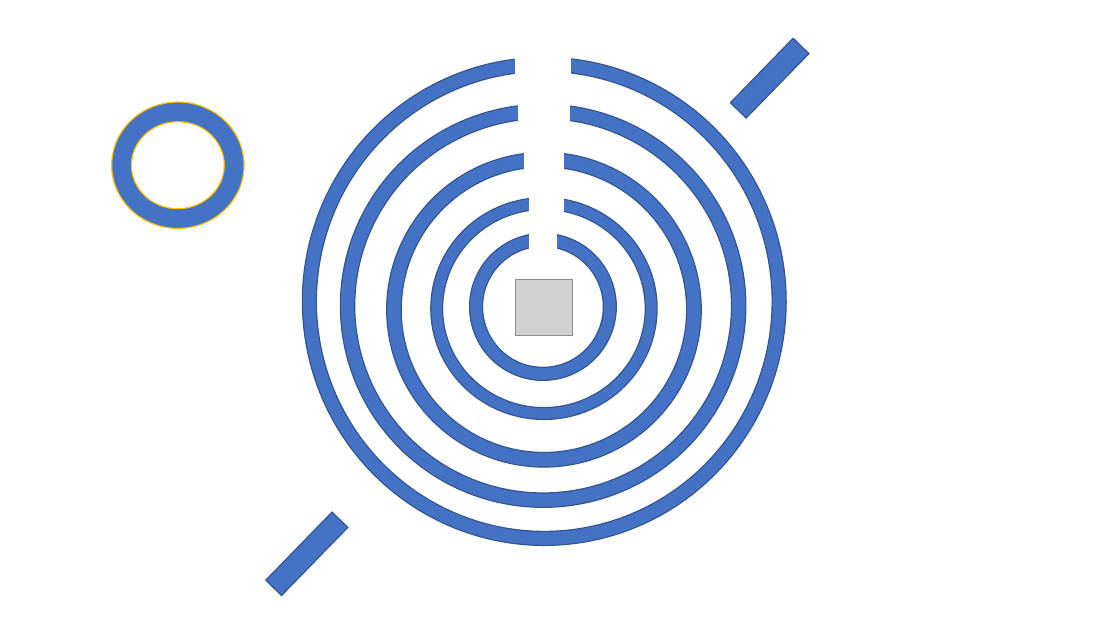
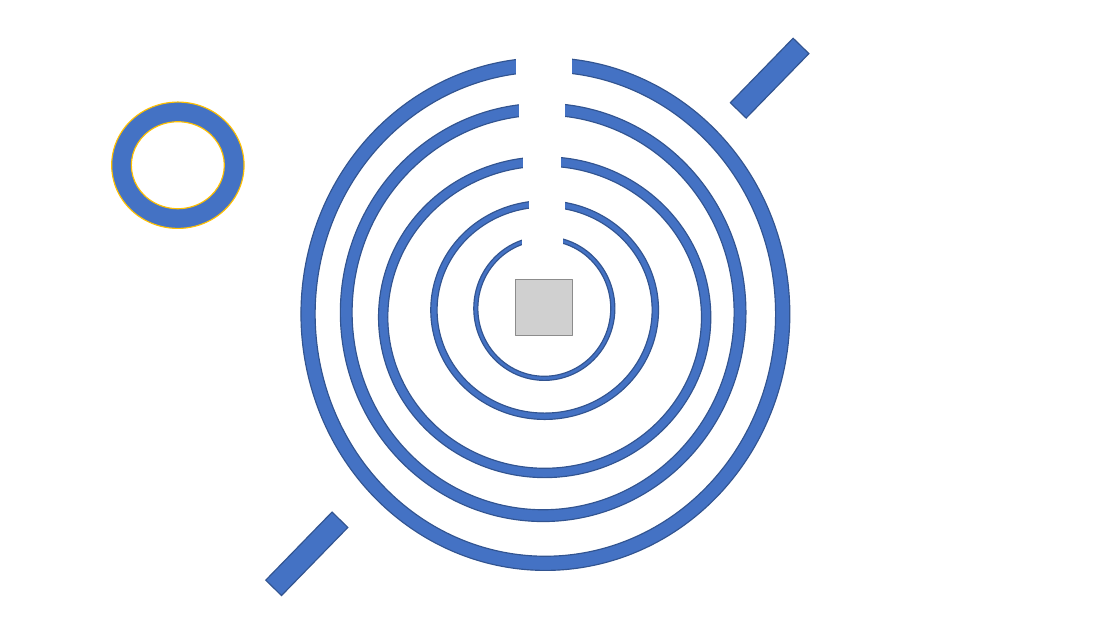
Before and after one commit to RIDENTEM/ppJam2019, a slide deck: slide 5 of ppJam.pptm (slide 4 before the commit). Drawn at 1120x630 pixels with LibreOffice and Linux fonts; fonts in the diff are those of the drawing; grey boxes stand for pictures. Boxes give left, top, right and bottom in pixels: in the first picture for what was removed or moved away, otherwise in the second. Text is boxed around its words. In the diff, an @@ line names an element or a change of style, - is before the commit and + after.

```diff
--- a/ppJam.pptm
+++ b/ppJam.pptm
@@ donut resized from (x1=302, y1=57, x2=786, y2=545) to (x1=301, y1=58, x2=790, y2=571) @@
@@ donut resized from (x1=340, y1=104, x2=746, y2=507) to (x1=340, y1=103, x2=746, y2=522) @@
@@ rectangle resized from (x1=518, y1=104, x2=569, y2=130) to (x1=519, y1=97, x2=565, y2=121) @@
@@ proportions changed in 4 elements at (x1=431, y1=201, x2=659, y2=419), (x1=474, y1=237, x2=615, y2=381), (x1=340, y1=103, x2=746, y2=522), (x1=379, y1=157, x2=712, y2=478) @@
@@ donut resized from (x1=386, y1=152, x2=702, y2=467) to (x1=379, y1=157, x2=712, y2=478) @@
@@ rectangle resized from (x1=525, y1=148, x2=563, y2=176) to (x1=523, y1=152, x2=560, y2=170) @@
@@ donut resized from (x1=431, y1=197, x2=658, y2=419) to (x1=431, y1=201, x2=659, y2=419) @@
@@ donut resized from (x1=470, y1=234, x2=617, y2=381) to (x1=474, y1=237, x2=615, y2=381) @@
@@ rectangle resized from (x1=529, y1=231, x2=557, y2=253) to (x1=523, y1=229, x2=563, y2=252) @@
```
Also in this commit, not shown: 6 other slides changed, 3 slides added, 1 slide removed.
